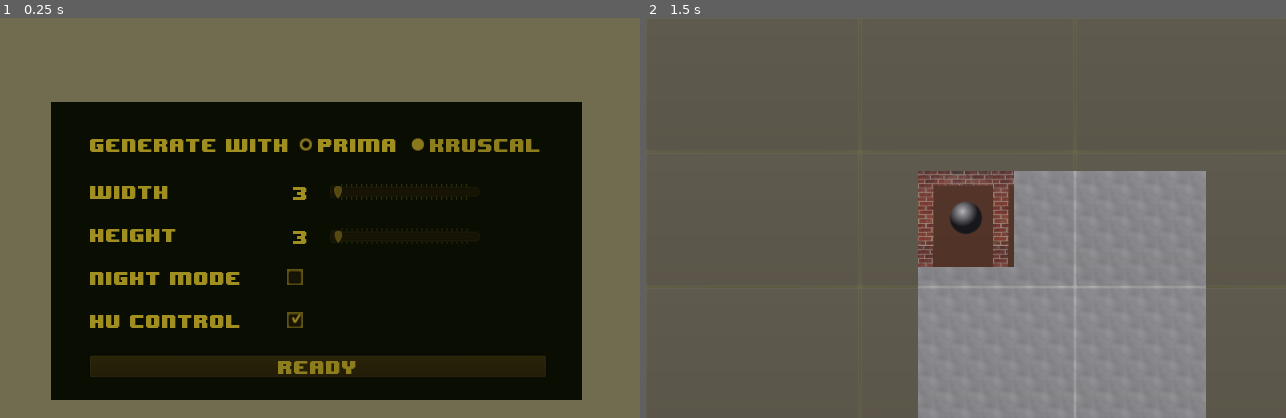
Above: before the commit, frames 1-2 (left to right).
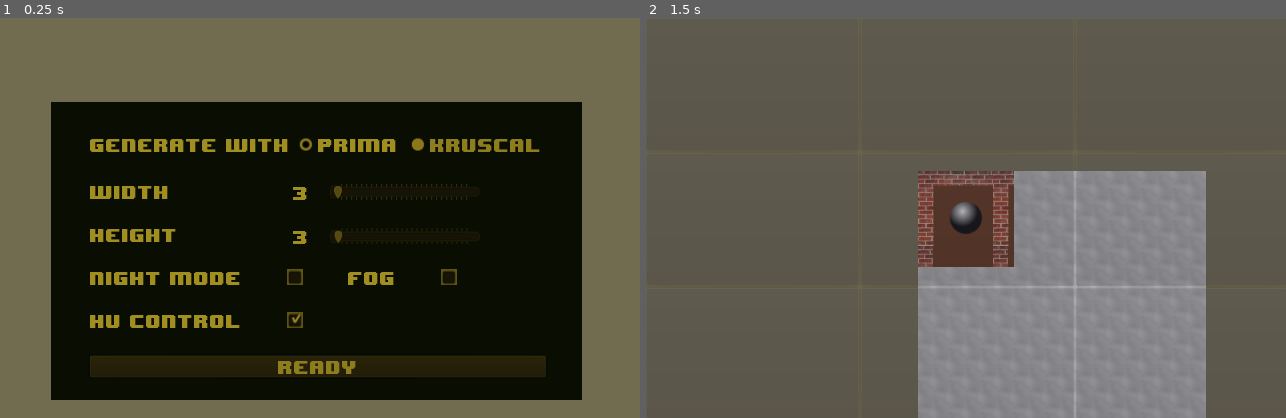
Above: after the commit, the same moments.

Repository: steelsoul/maze
Game: Godot game, scene res://scenes/Main.tscn
Two runs of this game, one before a commit and one after it. Both use one fixed random seed, a clock stepped at 60 frames per second and the inputs below.
Inputs (mouse positions are in pixels of both pictures, inside the frame that each line leads up to):
- Up to frame 1 (0.25 s): no input
- Up to frame 2 (1.5 s): click (1094, 278) at 0.52 s; click "Ready" at 1.25 s

The runs differ from the first frame. In frame 1, 0.2% of the frame differs, in the area x 54-72%, y 62-67%; in frame 2, nothing differs.

Commit message:
Add fog in configuration

Diff:
--- a/code/Configuration.gd
+++ b/code/Configuration.gd
@@ -26,3 +26,6 @@
 
 func is_hucontrol():
 	return $Panel/VBoxContainer/HBoxContainer6/HUModeCB.pressed
+
+func has_fog():
+	return $Panel/VBoxContainer/HBoxContainer4/FogCB.pressed
--- a/code/Main.gd
+++ b/code/Main.gd
@@ -50,7 +50,8 @@
 	var start_point = Vector2.ZERO
 	var goal_point = configuration_.get_dim() - Vector2(1,1)
 	var night_mode = configuration_.is_night_mode()
-	$Maze.setup_game(start_point, goal_point, night_mode)
+	var has_fog = configuration_.has_fog()
+	$Maze.setup_game(start_point, goal_point, night_mode, has_fog)
 	if $CanvasLayer/Configuration.is_hucontrol():
 		$Maze.enable_input_layer()
 	$Maze.show()
--- a/code/Maze.gd
+++ b/code/Maze.gd
@@ -4,20 +4,20 @@
 
 var MazeGenerator = preload("res://code/MazeGenerator.gd")
 var CellHolder = preload("res://code/CellHolder.gd")
-
+var dimension: Vector2
 enum CellType {CLOSE, LEFT, UP, ADDITIONAL}
 enum FloorCellType {FLOOR, SOLUTION, BARRICADE}
 
 const ball_regions_to_clear = 40
 
 func setup_maze(maze, quest = null):
-	var dim = maze[0]
+	dimension = maze[0]
 	var rep = maze[1]
 
-	for y in range(dim.y):
-		for x in range(dim.x):
+	for y in range(dimension.y):
+		for x in range(dimension.x):
 			$Floor.set_cellv(Vector2(x,y), 1)
-			match rep[MazeGenerator.get_index_from_coord(Vector2(x,y), dim)]:
+			match rep[MazeGenerator.get_index_from_coord(Vector2(x,y), dimension)]:
 				MazeGenerator.CellKind.OPEN:
 					pass
 				MazeGenerator.CellKind.CLOSE:
@@ -29,31 +29,27 @@
 				MazeGenerator.CellKind.HAS_LEFT:
 					$Map.set_cellv(Vector2(x,y), 1)
 					add_occluder_to_shapes(x,y,CellType.LEFT)
-			if check_corner_case_condition(rep, dim, x, y):
+			if check_corner_case_condition(rep, dimension, x, y):
 				$Map.set_cellv(Vector2(x+1, y+1), 2)
 				add_occluder_to_shapes(x+1,y+1,CellType.ADDITIONAL)
-	for i in range(dim.x):
-		$Map.set_cellv(Vector2(i, dim.y), 0)
-		add_occluder_to_shapes(i, dim.y, CellType.UP)
-	for i in range(dim.y):
-		$Map.set_cellv(Vector2(dim.x, i), 1)
-		add_occluder_to_shapes(dim.x, i, CellType.LEFT)
-	$Map.set_cellv(Vector2(dim.x, dim.y), 2)
+	for i in range(dimension.x):
+		$Map.set_cellv(Vector2(i, dimension.y), 0)
+		add_occluder_to_shapes(i, dimension.y, CellType.UP)
+	for i in range(dimension.y):
+		$Map.set_cellv(Vector2(dimension.x, i), 1)
+		add_occluder_to_shapes(dimension.x, i, CellType.LEFT)
+	$Map.set_cellv(Vector2(dimension.x, dimension.y), 2)
 
 	if quest != null and quest.is_enabled():
 		var obstacle_index = quest.doors_[0]
-		var obstacle_position = MazeGenerator.get_coordinate_from_index(obstacle_index, dim)
+		var obstacle_position = MazeGenerator.get_coordinate_from_index(obstacle_index, dimension)
 		var obstacle_holder = CellHolder.new(CellHolder.Type.Block, $Floor)
 		obstacle_holder.position = $Floor.map_to_world(obstacle_position)
 		$Holders.add_child(obstacle_holder)
 		#$Floor.set_cellv(obstacle_position, 5)
 		var solution_index = quest.keys_[0]
-		var key_position = MazeGenerator.get_coordinate_from_index(solution_index, dim)
+		var key_position = MazeGenerator.get_coordinate_from_index(solution_index, dimension)
 		$Floor.set_cellv(key_position, 4)
-
-	place_fog(dim)
-	$Player.connect("moving", self, "on_player_movement")
-	on_player_movement()
 
 func check_corner_case_condition(rep, dim, x, y):
 	if (x >= dim.x-1) || (y >= dim.y-1): return false
@@ -63,7 +59,7 @@
 	# first shall be UP otherwords be 1X
 	return rep[id1] & 2 == 2
 
-func setup_game(player_pos: Vector2, goal_pos: Vector2, night_mode = false):
+func setup_game(player_pos: Vector2, goal_pos: Vector2, night_mode = false, has_fog = false):
 	var cell_size_2 = $Map.cell_size / 2
 	var const_offset = Vector2(10, 10)
 	$Player.position = ($Map.map_to_world(player_pos, false) + cell_size_2) * $Map.scale + const_offset
@@ -80,6 +76,14 @@
 	else:
 		$CanvasModulate.hide()
 		$ShadowCasters.hide()
+
+	if has_fog:
+		place_fog(dimension)
+		$Fog.show()
+		$Player.connect("moving", self, "on_player_movement")
+		on_player_movement()
+	else:
+		$Fog.hide()
 
 func place_fog(cover_dim: Vector2):
 	var k = 150 / 64 + 1
--- a/code/MazeGenerator.gd
+++ b/code/MazeGenerator.gd
@@ -48,7 +48,7 @@
 		if progress % 50 == 0:
 			emit_signal("generation_progress")
 			yield(controller, "generation_updated")
-			print("continue ", border_result.size())
+			#print("continue ", border_result.size())
 	emit_signal("generation_done")
 
 func fill_maze_with_walls():
--- a/scenes/Configuration.tscn
+++ b/scenes/Configuration.tscn
@@ -133,6 +133,22 @@
 custom_styles/hover_pressed = SubResource( 4 )
 custom_styles/normal = SubResource( 5 )
 
+[node name="FogLabel" type="Label" parent="Panel/VBoxContainer/HBoxContainer4"]
+margin_left = 258.0
+margin_right = 306.0
+margin_bottom = 16.0
+custom_fonts/font = ExtResource( 4 )
+text = "FOG"
+
+[node name="FogCB" type="CheckBox" parent="Panel/VBoxContainer/HBoxContainer4"]
+margin_left = 351.0
+margin_right = 367.0
+margin_bottom = 16.0
+custom_styles/hover = SubResource( 2 )
+custom_styles/pressed = SubResource( 3 )
+custom_styles/hover_pressed = SubResource( 4 )
+custom_styles/normal = SubResource( 5 )
+
 [node name="HBoxContainer6" type="HBoxContainer" parent="Panel/VBoxContainer"]
 margin_top = 180.0
 margin_right = 456.0
